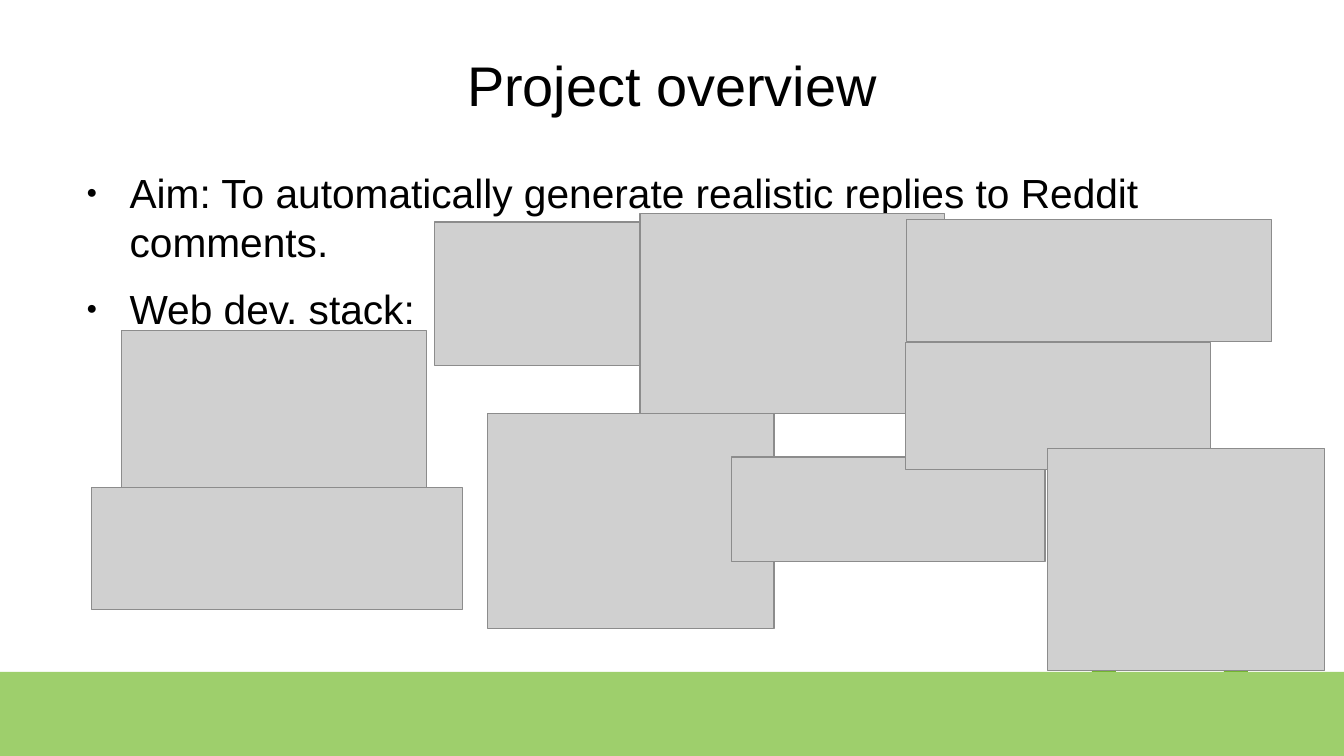
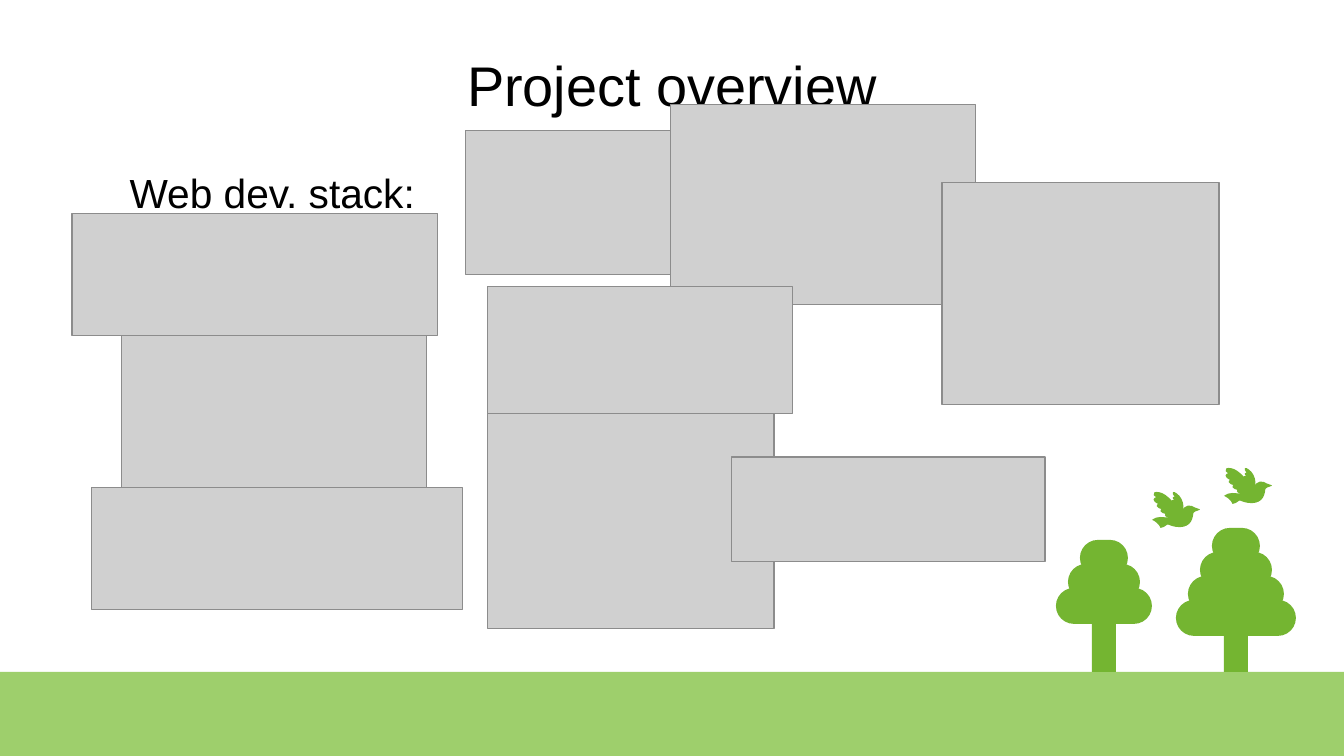
Before and after one commit to Charlie-Bell/final-project-spiced, a slide deck: slide 5 of presentation.odp (slide 3 before the commit). Drawn at 1344x756 pixels with LibreOffice and Linux fonts; fonts in the diff are those of the drawing; grey boxes stand for pictures. Boxes give left, top, right and bottom in pixels: in the first picture for what was removed or moved away, otherwise in the second. Text is boxed around its words. In the diff, an @@ line names an element or a change of style, - is before the commit and + after.

Commit message:
Update presentation

```diff
--- a/presentation.odp
+++ b/presentation.odp
@@ picture moved from (x1=640, y1=213, x2=945, y2=413) to (x1=671, y1=105, x2=976, y2=305) @@
@@ picture resized from (x1=906, y1=343, x2=1211, y2=470) to (x1=466, y1=130, x2=701, y2=274) @@
@@ text "Web dev. stack:" at (x1=130, y1=178, x2=415, y2=216): bullet ● to none @@
@@ text at (x1=130, y1=178, x2=1138, y2=258): paragraph removed @@
-● Aim: To automatically generate realistic replies to Reddit comments.
@@ picture resized from (x1=906, y1=220, x2=1272, y2=341) to (x1=943, y1=183, x2=1220, y2=405) @@
@@ picture resized from (x1=1048, y1=449, x2=1324, y2=671) to (x1=72, y1=213, x2=438, y2=335) @@
@@ picture resized from (x1=435, y1=222, x2=671, y2=366) to (x1=488, y1=287, x2=793, y2=413) @@
@@ group added at (x1=1224, y1=468, x2=1272, y2=505): 8 freeform shapes @@
@@ group added at (x1=1153, y1=493, x2=1200, y2=529): 8 freeform shapes @@
@@ rounded rectangle added at (x1=1212, y1=528, x2=1260, y2=565), fill #74B531 @@
@@ rounded rectangle added at (x1=1068, y1=565, x2=1140, y2=601), fill #74B531 @@
@@ rounded rectangle added at (x1=1081, y1=540, x2=1128, y2=577), fill #74B531 @@
@@ rounded rectangle added at (x1=1200, y1=552, x2=1272, y2=589), fill #74B531 @@
@@ rounded rectangle added at (x1=1056, y1=588, x2=1153, y2=624), fill #74B531 @@
@@ rounded rectangle added at (x1=1188, y1=576, x2=1284, y2=612), fill #74B531 @@
@@ rounded rectangle added at (x1=1177, y1=600, x2=1296, y2=637), fill #74B531 @@
```
Also in this commit, not shown: 3 other slides changed, 2 slides added.
